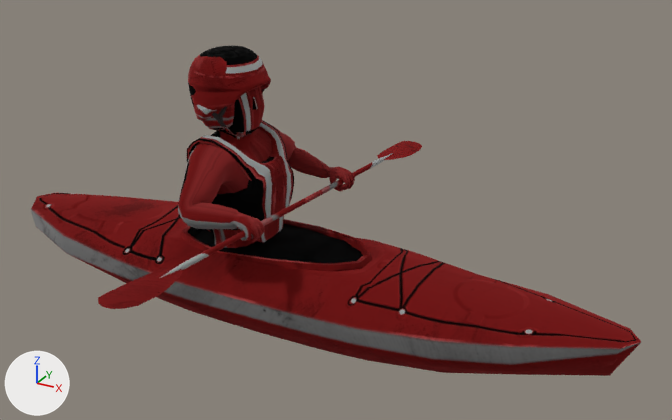
Two versions of the glTF model assets/models/kayak_character.glb, one commit apart.
The view is the same before and after, from a 50 mm lens placed at (10.77, -16.91, 10.59), pointed at (1.36, 0.2, 2.04). Arrows for +X, +Y and +Z are at lower left; the lights stay in place. Vertices at the same position are counted once.

Objects in the first picture: 'polySurface3_lambert2_0.003'.
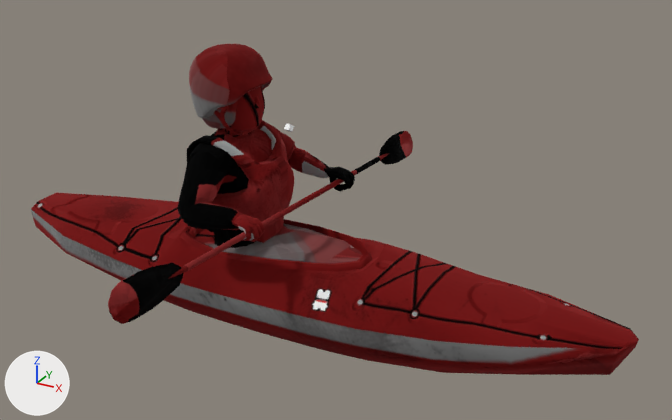
Edits to the scene script, one JSON object a line:
```json
{"op": "add", "block": "mat_defaultmaterial", "code": ["mat_defaultmaterial = bpy.data.materials.new('DefaultMaterial')", "mat_defaultmaterial.use_nodes = True; mat_defaultmaterial.node_tree.nodes.clear()", "_N = mat_defaultmaterial.node_tree.nodes; _L = mat_defaultmaterial.node_tree.links", "n0 = _N.new('ShaderNodeOutputMaterial'); n0.name = 'Material Output'", "n1 = _N.new('ShaderNodeBsdfPrincipled'); n1.name = 'Principled BSDF'", "n2 = _N.new('ShaderNodeVertexColor'); n2.name = 'Color Attribute'", "_L.new(n1.outputs[0], n0.inputs[0])  # 'BSDF' to 'Surface'", "_L.new(n2.outputs[0], n1.inputs[0])  # 'Color' to 'Base Color'"]}
{"block": "me_polysurface3_lambert2_0_004", "where": "# used by ob_polysurface3_lambert2_0_003; location = (-0.97, 0.04, -0.05)"}
{"op": "remove", "block": "me_polysurface3_lambert2_0_004", "code": "me_polysurface3_lambert2_0_004.from_pydata(...)  # 3808 vertices, 7326 faces; spans x -7.0..9.4, y -6.5..5.9, z -0.7..5.5"}
{"op": "add", "block": "me_polysurface3_lambert2_0_004", "code": "me_polysurface3_lambert2_0_004.from_pydata(...)  # 3486 vertices, 6736 faces; spans x -6.9..9.3, y -6.5..5.9, z -0.7..5.6"}
{"block": "me_polysurface3_lambert2_0_004", "change": "me_polysurface3_lambert2_0_004 part 1: a new loose piece of 32 vertices spanning x 1.3..1.6, y -6.5..-4.4, z 2.1..2.8, in mat_lambert2_001"}
{"block": "me_polysurface3_lambert2_0_004", "change": "me_polysurface3_lambert2_0_004 part 2: 217 vertices moved from x -1.3..1.7, y -5.1..3.8, z 1.1..5.5 to x -1.4..1.7, y -5.1..3.8, z 1.1..5.5; 959 vertices removed from x -7.0..3.9, y -6.5..5.9, z -0.7..5.5; 619 vertices added at x -6.9..1.7, y -4.3..5.9, z -0.2..5.6"}
{"block": "me_polysurface3_lambert2_0_004", "change": "me_polysurface3_lambert2_0_004 part 3: 1 vertex removed from x 9.4, y 0.0, z 0.8; 7 vertices added at x 9.3, y -0.1..0.1, z 0.6..0.8"}
{"block": "me_polysurface3_lambert2_0_004", "change": "me_polysurface3_lambert2_0_004 part 4: 3993 kept faces spanning x -6.7..9.1, y -5.1..2.4, z -0.7..5.5 get new texture (UV) coordinates"}
{"block": "me_polysurface3_lambert2_0_004", "change": "me_polysurface3_lambert2_0_004 part 5: 3938 faces spanning x -6.7..9.1, y -5.1..2.4, z -0.7..5.5 switch from mat_lambert2_002 to mat_lambert2_001"}
{"op": "add", "block": "me_polysurface3_lambert2_0_005", "code": ["me_polysurface3_lambert2_0_005 = bpy.data.meshes.new('polySurface3_lambert2_0.005')", "me_polysurface3_lambert2_0_005.from_pydata(...)  # 8 vertices, 12 faces; spans x 1.298..1.456, y -0.364..-0.159, z 3.934..4.129", "me_polysurface3_lambert2_0_005.materials.append(mat_defaultmaterial)"]}
{"op": "add", "block": "ob_fpv_cam", "code": ["ob_fpv_cam = bpy.data.objects.new('FPV_CAM', me_polysurface3_lambert2_0_005)", "ob_fpv_cam.location = (-0.97, 0.04, -0.05)"]}
```

Location of each change, [x1, y1, x2, y2] in pixels of the pictures (672 x 420 px; the box of a moved part takes in the faces that stretch with it):
```json
{"object": "polySurface3_lambert2_0.003", "change": "reshaped", "before": [31, 46, 641, 376], "after": [31, 44, 639, 375]}
{"object": "FPV_CAM", "change": "added", "after": [284, 124, 294, 132]}
{"part": 1, "of": "me_polysurface3_lambert2_0_004", "change": "added", "after": [108, 263, 183, 324]}
{"part": 2, "of": "me_polysurface3_lambert2_0_004", "change": "moved or reshaped", "before": [31, 46, 422, 329], "after": [168, 44, 413, 279]}
{"part": 3, "of": "me_polysurface3_lambert2_0_004", "change": "built on", "before": [610, 329, 641, 375], "after": [611, 329, 639, 373]}
{"part": 4, "of": "me_polysurface3_lambert2_0_004", "change": "surface changed", "before": [195, 224, 363, 263], "after": [195, 224, 363, 263]}
{"part": 5, "of": "me_polysurface3_lambert2_0_004", "change": "recoloured", "before": [31, 110, 630, 374], "after": [31, 110, 630, 374]}
```
